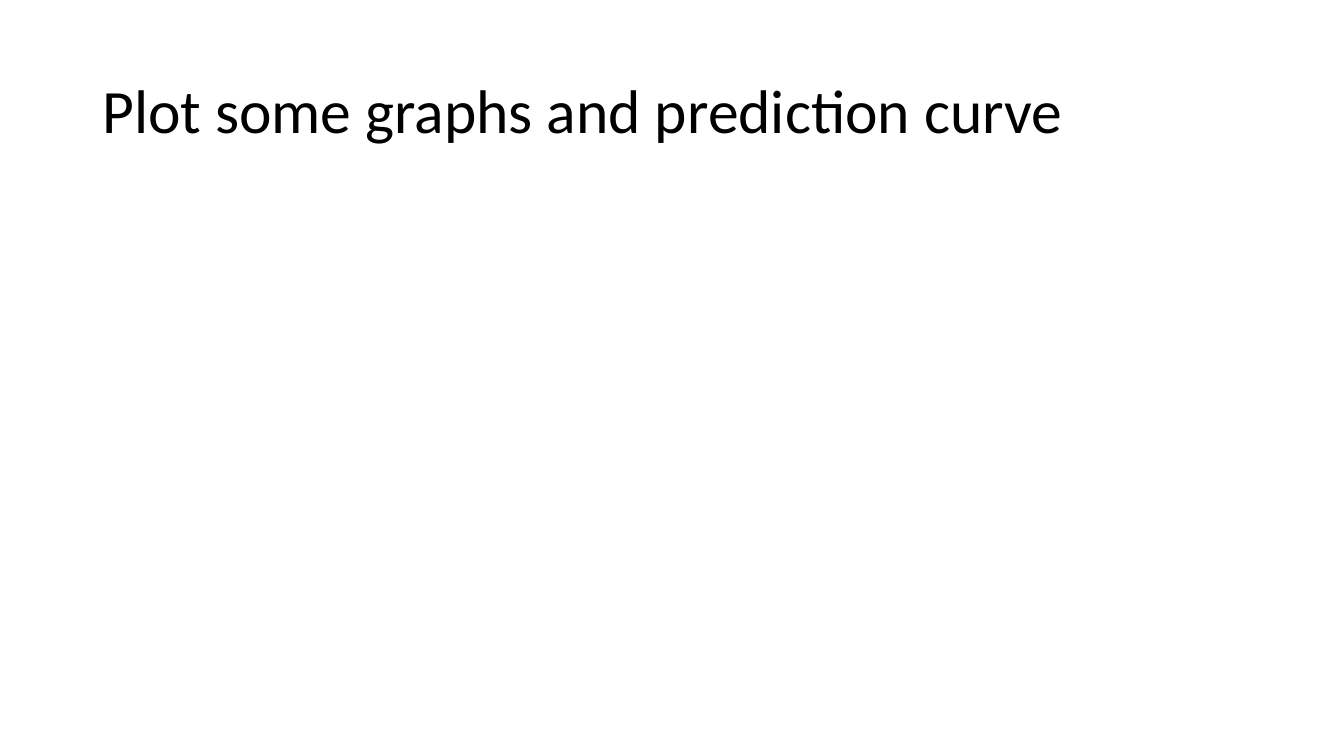
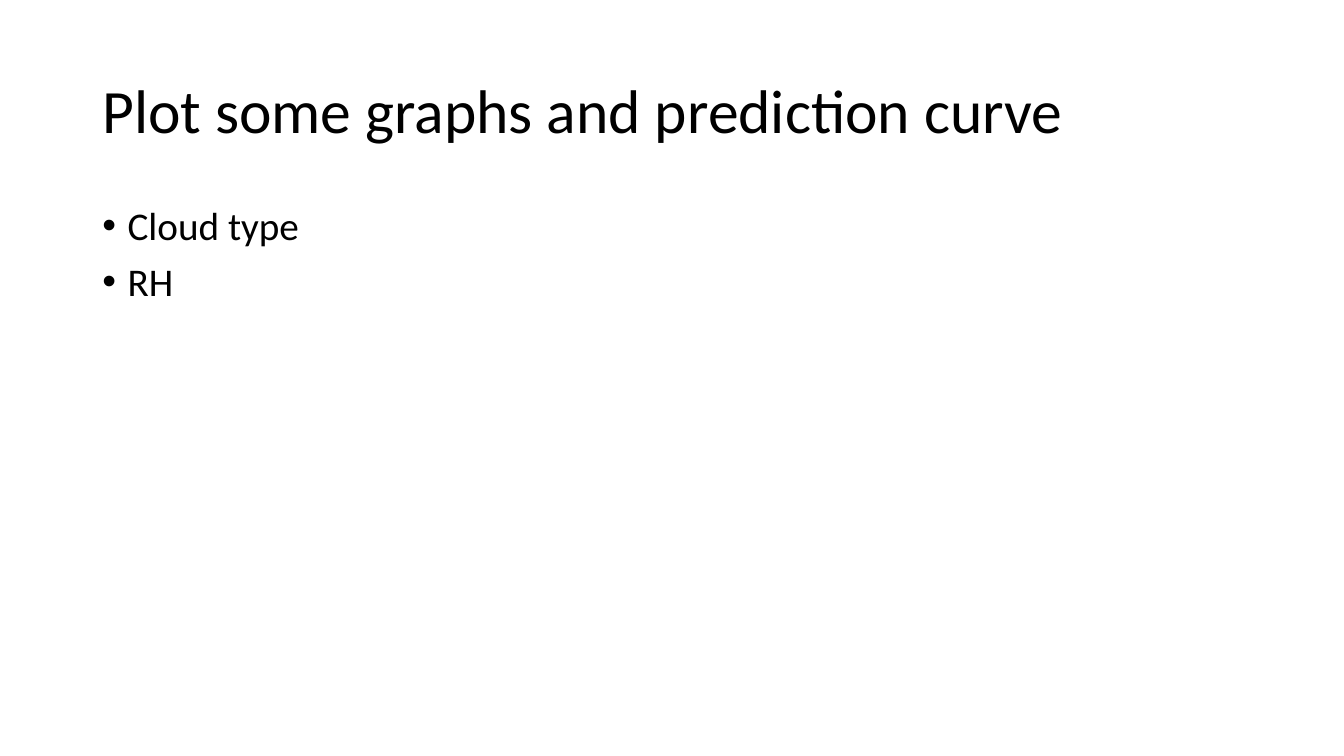
Before and after one commit to binarybins/Pitch, a slide deck: slide 4 of Solar irradiation prediction.pptx. Drawn at 1344x756 pixels with LibreOffice and Linux fonts; fonts in the diff are those of the drawing. Boxes give left, top, right and bottom in pixels: in the first picture for what was removed or moved away, otherwise in the second. Text is boxed around its words. In the diff, an @@ line names an element or a change of style, - is before the commit and + after.

Commit message:
ppt

```diff
--- a/Solar irradiation prediction.pptx
+++ b/Solar irradiation prediction.pptx
@@ text added at (x1=128, y1=212, x2=299, y2=296), 28 pt, text #000000 @@
+• Cloud type
+• RH
```
